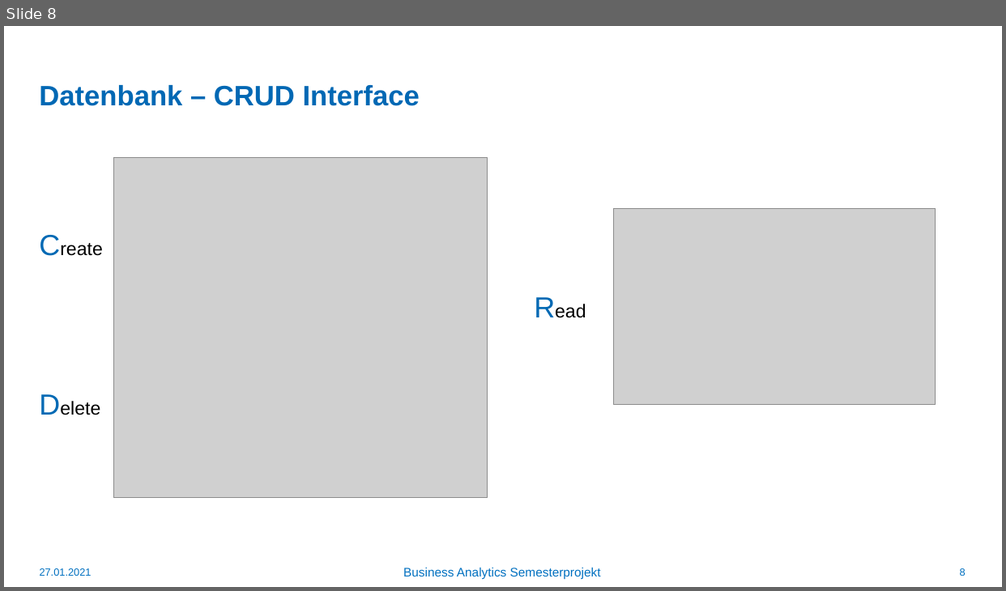
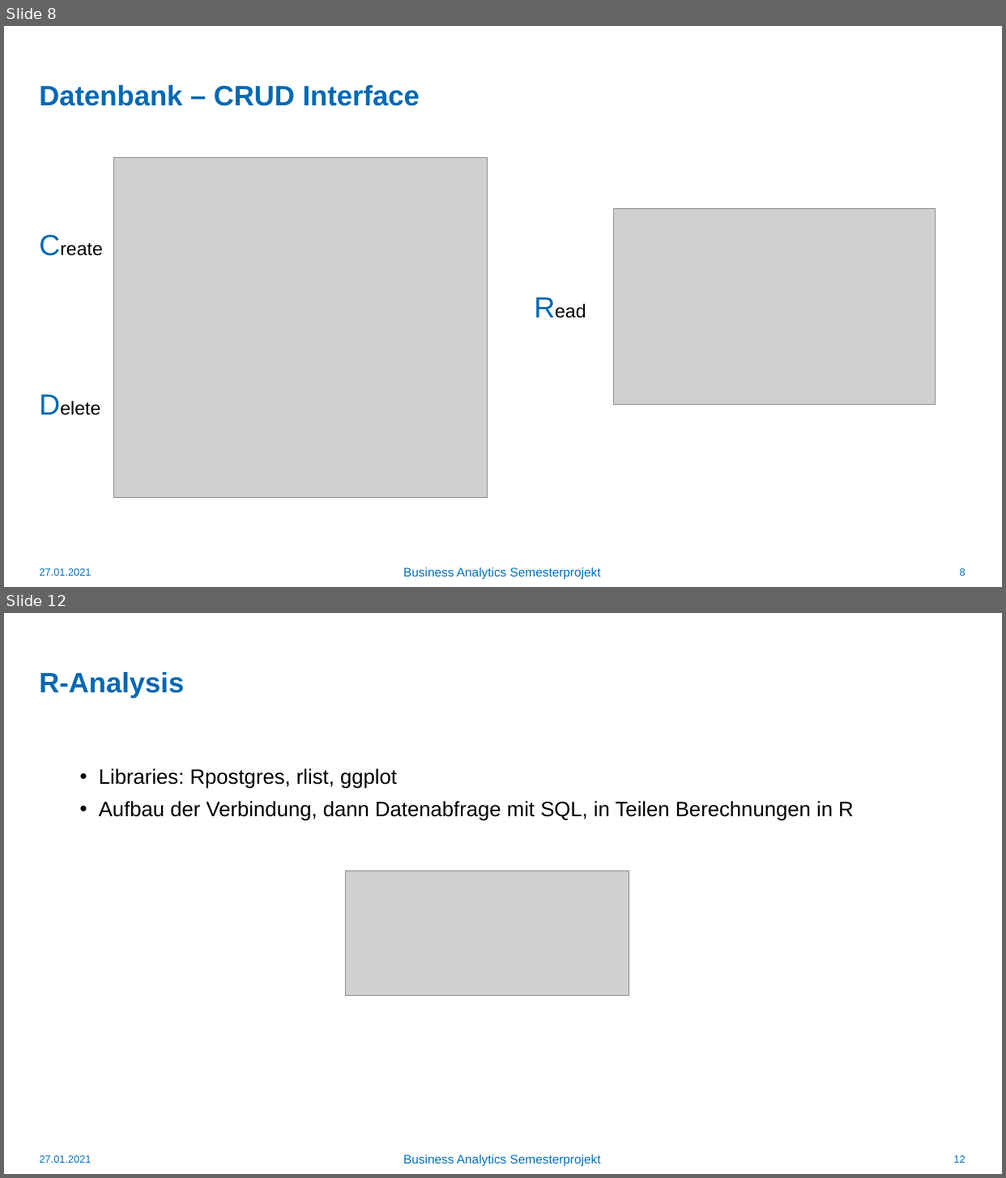
Before and after one commit to mxrdck/BuisnessAnalytics, a slide deck: Präsentation/BA_präsentation.pptx. Shown one above the other, each under a label of ours: slide 8 before the commit, slides 8 and 12 after it; the slides between them are not shown. The pictures are 1006x591 and 1006x1178 pixels, drawn with LibreOffice and Linux fonts; fonts in the diff are those of the drawing; grey boxes stand for pictures; background and template pictures are left out. Boxes give left, top, right and bottom in pixels: in the first picture for what was removed or moved away, otherwise in the second. Text is boxed around its words. In the diff, an @@ line names an element or a change of style, - is before the commit and + after.

```diff
--- a/Präsentation/BA_präsentation.pptx
+++ b/Präsentation/BA_präsentation.pptx
@@ slide 12 added at (4, 613, 1002, 1174), background #FFFFFF @@
@@ title added at (39, 672, 184, 698), 27 pt, text #0068B4, bold @@
+R-Analysis
@@ text added at (99, 769, 854, 821), 20 pt, text #000000 @@
+• Libraries: Rpostgres, rlist, ggplot
+• Aufbau der Verbindung, dann Datenabfrage mit SQL, in Teilen Berechnungen in R
@@ picture added at (345, 871, 629, 996) @@
@@ text added at (40, 1156, 91, 1163), 10 pt, text #0070C0 @@
+27.01.2021
@@ text added at (403, 1155, 601, 1166), 12 pt, text #0070C0 @@
+Business Analytics Semesterprojekt
@@ page number added at (953, 1156, 965, 1163), 10 pt, text #0070C0 @@
+12
```
Also in this commit, not shown: 1 slide changed, 10 other slides added.
